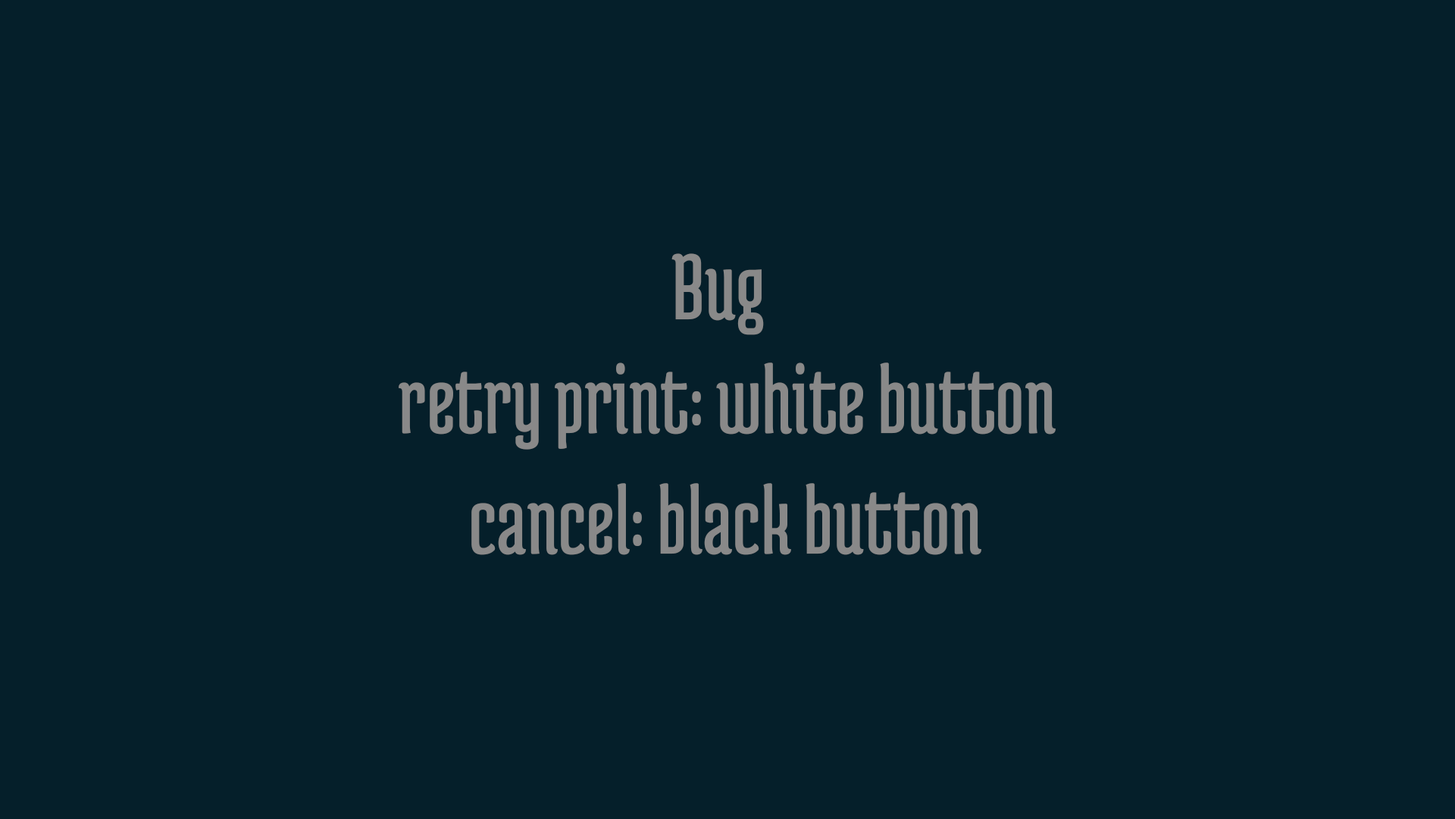
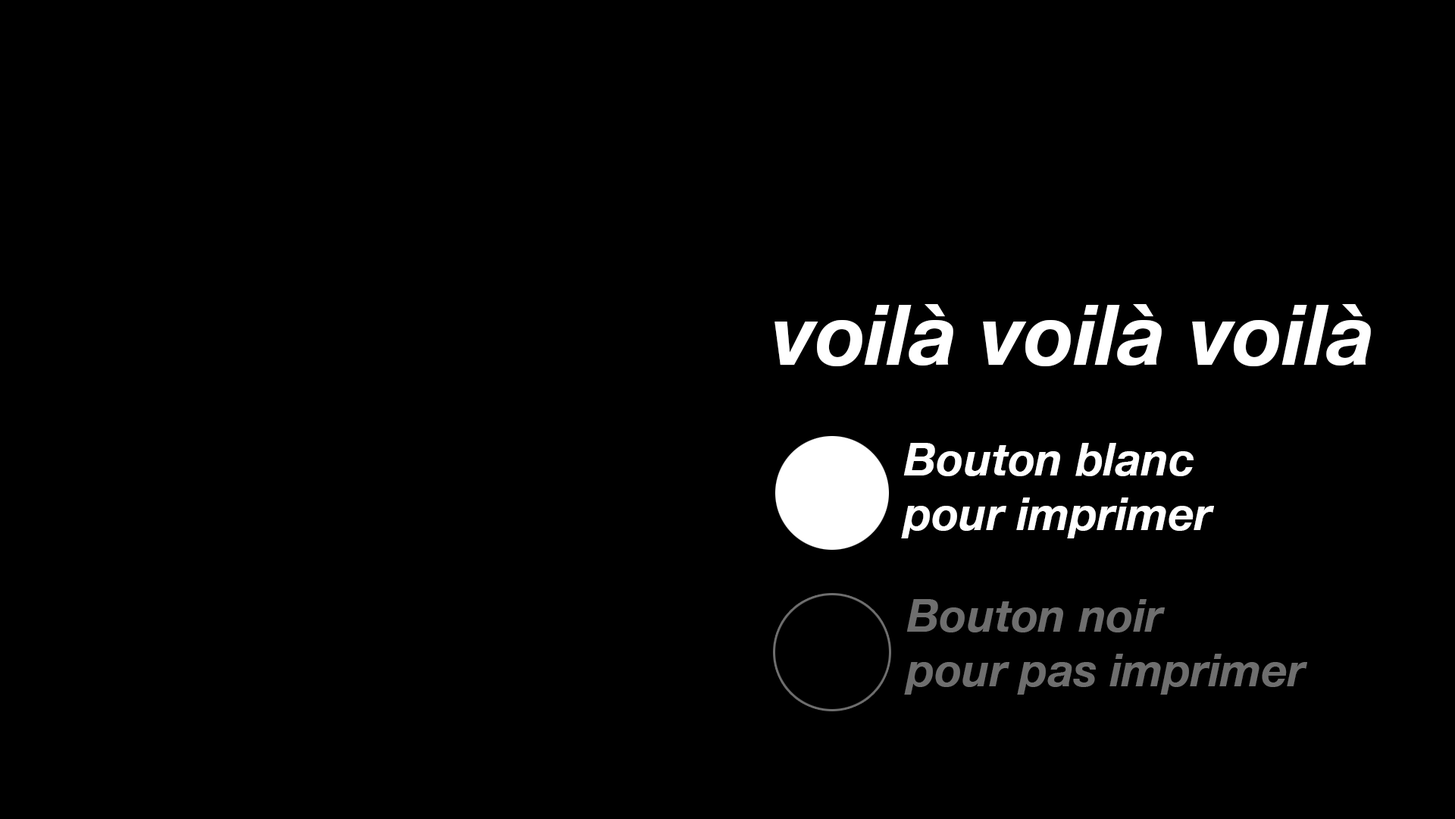
Before/after of a 1455 × 819 layered artwork. What changed in the layer stack:
showed group "choice" (6 layers) over [0, 0, 1455, 819]
added layer "Fond 1 copie" (1st of 2, in "choice") in group "choice" over [0, 0, 1455, 819]
added group "fail" with 4 layers above "publishing" over [0, 0, 1455, 819]
added layer "Fond 1 copie 2" (1st of 5, in "fail") in group "fail" over [0, 0, 1455, 819]
added group "publishing" with 3 layers above "screaming" over [0, 0, 1455, 819]
added layer "Fond 1 copie 2" (2nd of 5, in "publishing") in group "publishing" over [0, 0, 1455, 819]
added group "screaming" with 3 layers above "success" over [0, 0, 1455, 819]
added layer "hurle. hurle jusqu’au bout de ta vie" in group "screaming" over [148, 288, 1262, 493]
added layer "Fond 1 copie 2" (3rd of 5, in "screaming") in group "screaming" over [0, 0, 1455, 819]
added group "success" with 3 layers above "idle3" over [0, 0, 1455, 819]
added layer "wesh bravo" in group "success" over [109, 305, 1340, 471]
added layer "Fond 1 copie 2" (4th of 5, in "success") in group "success" over [0, 0, 1455, 819]
added group "idle3" with 4 layers above "idle2" over [0, 0, 1455, 819]
added layer "log hurlo" in group "idle3" over [203, 136, 1254, 563]
added layer "Fond 1 copie" (2nd of 2, in "idle3") in group "idle3" over [0, 0, 1455, 819]
added group "idle2" with 3 layers above "idle1" over [0, 0, 1455, 819]
added layer "hurle jusqu’à l’apparition" in group "idle2" over [259, 166, 1258, 591]
added layer "dedale copie" (5th of 5, in "idle2") in group "idle2" over [212, 419, 952, 758]
added layer "Fond 1 copie 2" (5th of 5, in "idle2") in group "idle2" over [0, 0, 1455, 819]
added group "idle1" with 2 layers above "Arrière-plan" over [0, 0, 1455, 819]
added layer "dedale" in group "idle1" over [215, 265, 1241, 736]
moved "Fond 1" into group "idle1", painted on it, unmasked it over [0, 0, 1455, 819]
added layer "Arrière-plan" over [0, 0, 1455, 819]
…and 17 more changes (14 added, 3 removed)
